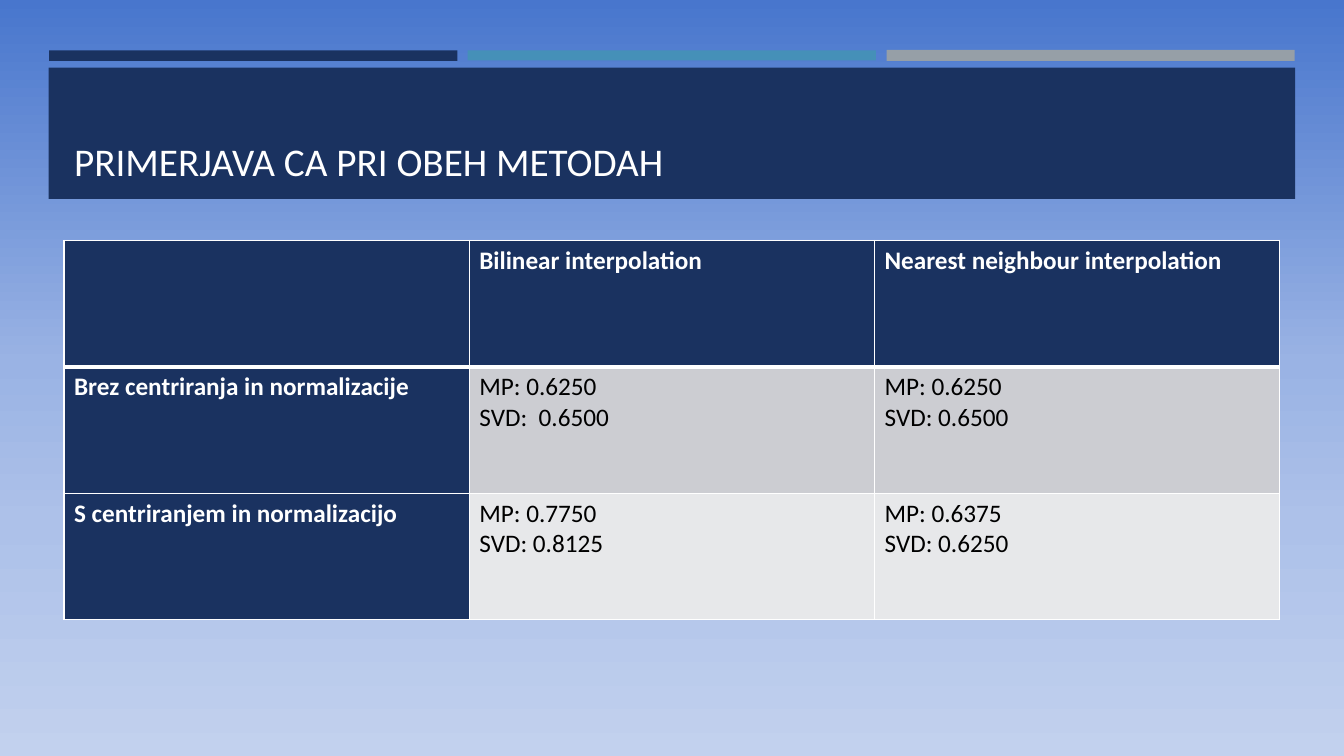
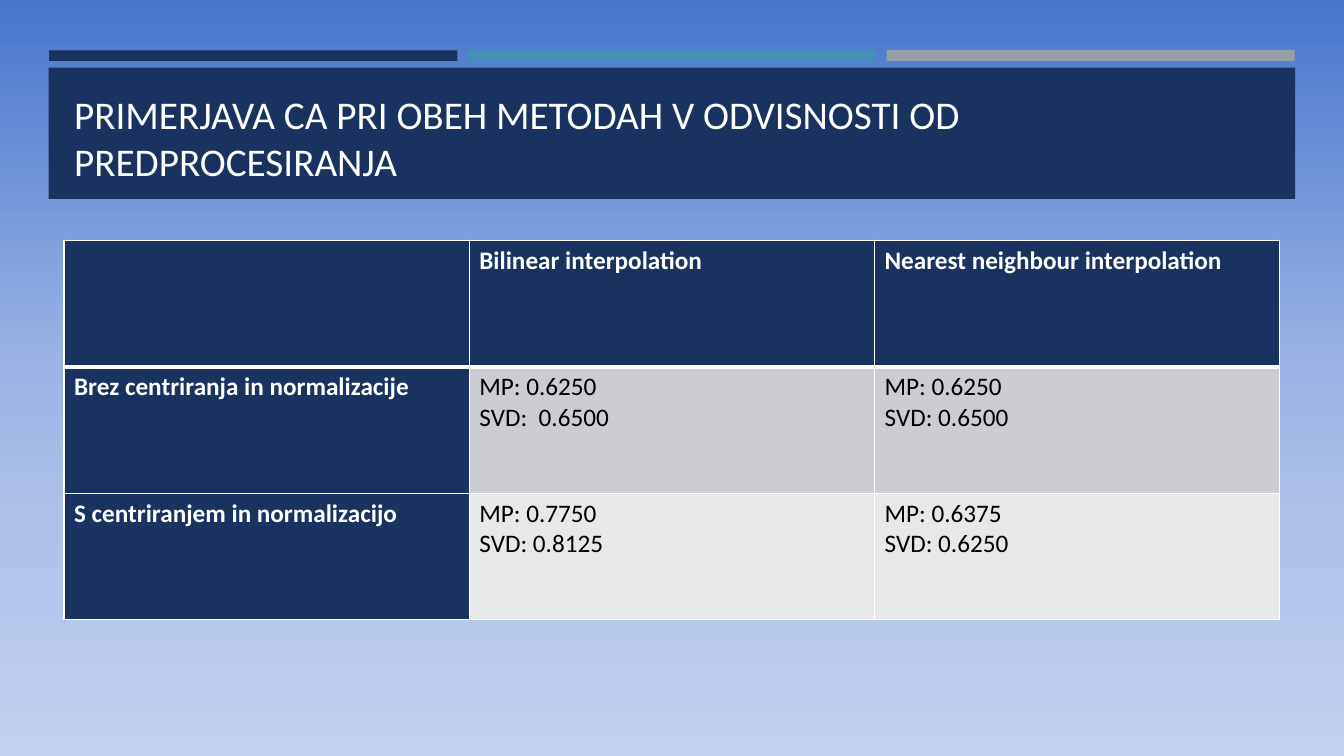
Before and after one commit to KalcMatej99/MM-Project, a slide deck: slide 6 of Prepoznavanje ročno napisanih števk.pptx (slide 5 before the commit). Drawn at 1344x756 pixels with LibreOffice and Linux fonts; fonts in the diff are those of the drawing. Boxes give left, top, right and bottom in pixels: in the first picture for what was removed or moved away, otherwise in the second. Text is boxed around its words. In the diff, an @@ line names an element or a change of style, - is before the commit and + after.

```diff
--- a/Prepoznavanje ročno napisanih števk.pptx
+++ b/Prepoznavanje ročno napisanih števk.pptx
@@ title at (x1=74, y1=103, x2=959, y2=177): text changed @@
-PRIMERJAVA CA PRI OBEH METODAH
+PRIMERJAVA CA PRI OBEH METODAH V ODVISNOSTI OD PREDPROCESIRANJA
```
Also in this commit, not shown: 2 other slides changed, 1 slide added.
